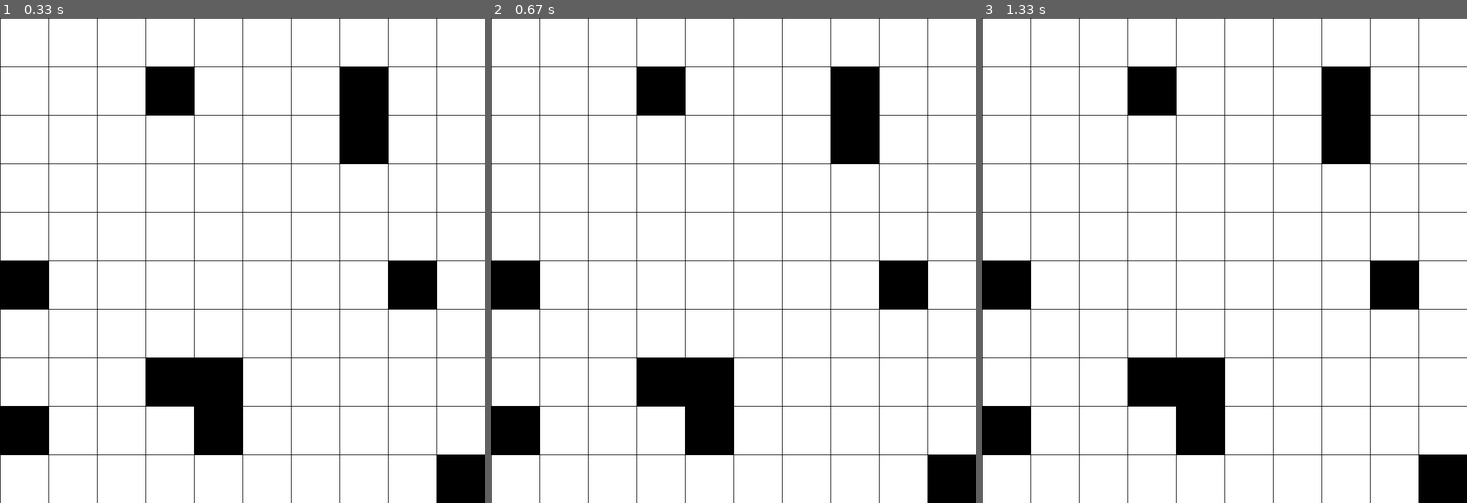
Above: before the commit, frames 1-3 (left to right).
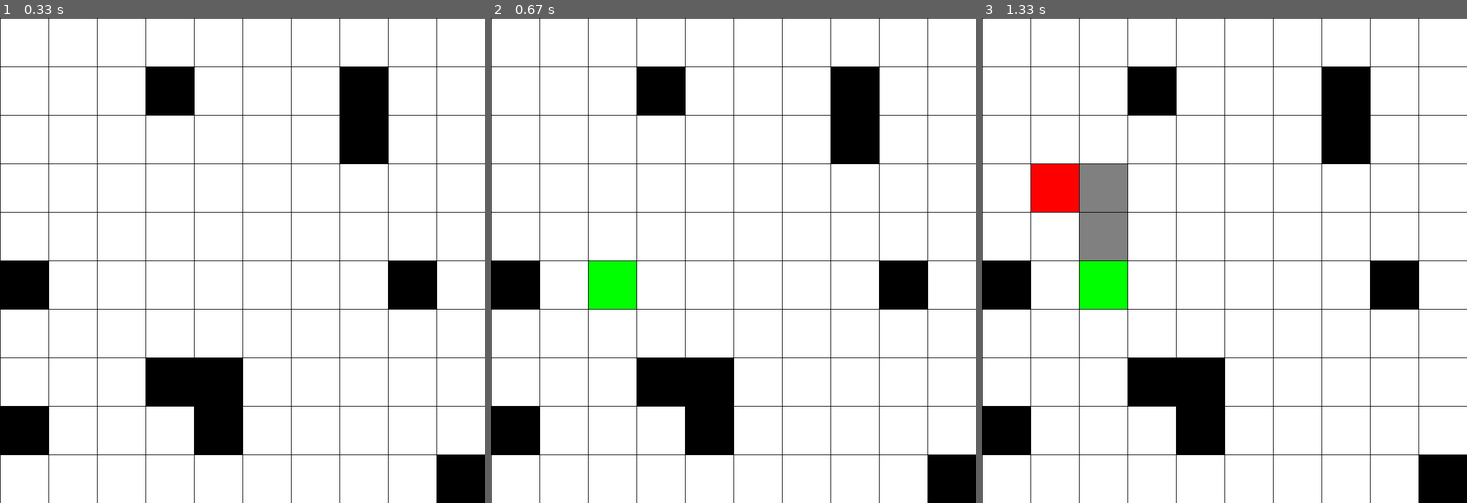
Above: after the commit, the same moments.

Repository: MichalKacprzak99/pathfinding-pygame
Game: pygame game, started from src/main.py
Same seed, same stepped clock (60 frames per second), same inputs: the game is played once before the commit and once after it.
Inputs (mouse positions are in pixels of both pictures, inside the frame that each line leads up to):
- Up to frame 1 (0.33 s): no input
- Up to frame 2 (0.67 s): press the mouse at (733, 294) at 0.37 s; move the mouse to (675, 279) at 0.47 s; release the mouse at (617, 265) at 0.6 s
- Up to frame 3 (1.33 s): click (1074, 187) at 0.75 s

Frame 1 is identical in both runs. In frame 2, 1.0% of the frame differs, in the area x 20-30%, y 50-60%; in frame 3, 3.9%, in the area x 10-30%, y 30-60%.

Commit message:
add option to choose start/end point and reset choice |add drawing start/end point and founded path

Diff:
--- a/src/simulation.py
+++ b/src/simulation.py
@@ -1,9 +1,10 @@
 import sys
 import pygame as pg
 
-
-from settings import Dimension
+from settings import Dimension, Buttons
 from board import Board
+from pathfinder import PathFinder
+from point import Point
 
 
 class Simulation:
@@ -30,9 +31,10 @@
         """
         pg.init()
         pg.font.init()
-        self.caption = "Testing"
+        self.caption = "Basic Pathfinding"
         self.window = pg.display.set_mode((Dimension.SCREEN_WIDTH.value, Dimension.SCREEN_HEIGHT.value))
         self.board = Board(self.window)
+        self.path_finder = PathFinder(self.window, self.board.matrix)
 
     def run(self):
         """
@@ -41,11 +43,24 @@
         :return: None
         """
         pg.display.set_caption(self.caption)
+        self.board.draw_board()
+        while True:
 
-        self.board.draw_board()
+            self.path_finder.draw_points()
+            if self.path_finder.path_able_to_find:
+                self.path_finder.find_path()
 
-        while True:
             for event in pg.event.get():
                 if event.type == pg.QUIT:
                     pg.quit()
                     sys.exit()
+
+                if event.type == pg.MOUSEBUTTONUP and event.button == Buttons.MOUSE_LEFT.value:
+                    clicked_point = Point(*pg.mouse.get_pos())
+                    clicked_point.convert_to_square_coordinates()
+                    if self.board.is_square_free(clicked_point):
+                        self.path_finder.set_point(clicked_point)
+
+                if event.type == pg.MOUSEBUTTONUP and event.button == Buttons.MOUSE_RIGHT.value:
+                    self.path_finder.reset()
+                    self.board.draw_board()
